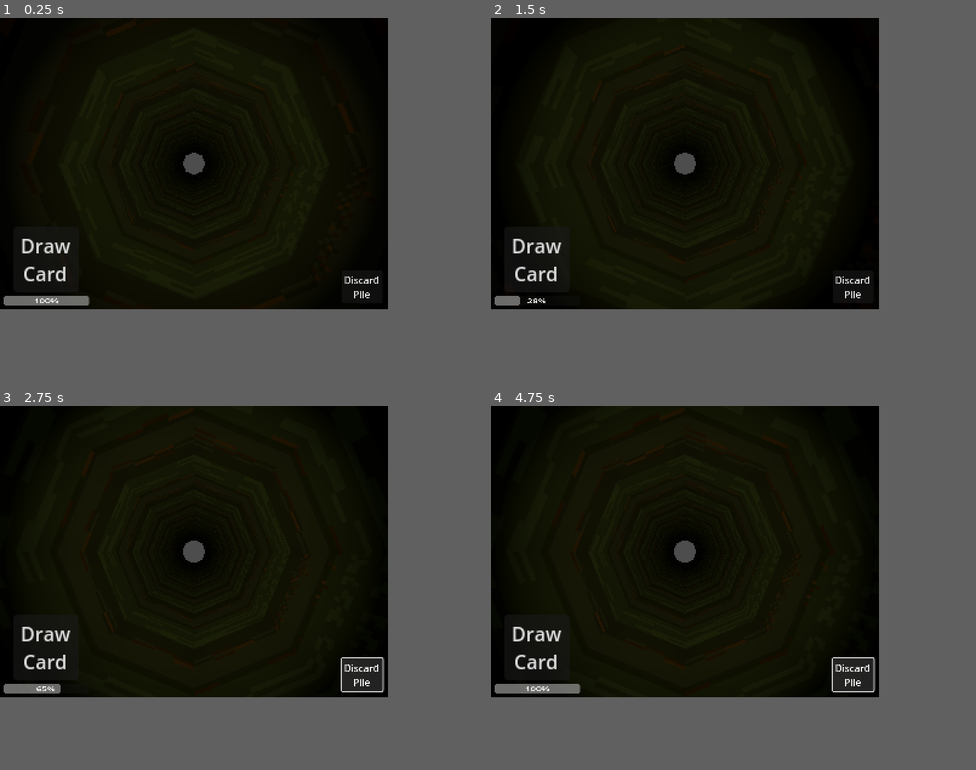
Above: before the commit, frames 1-4 (two rows, left to right).
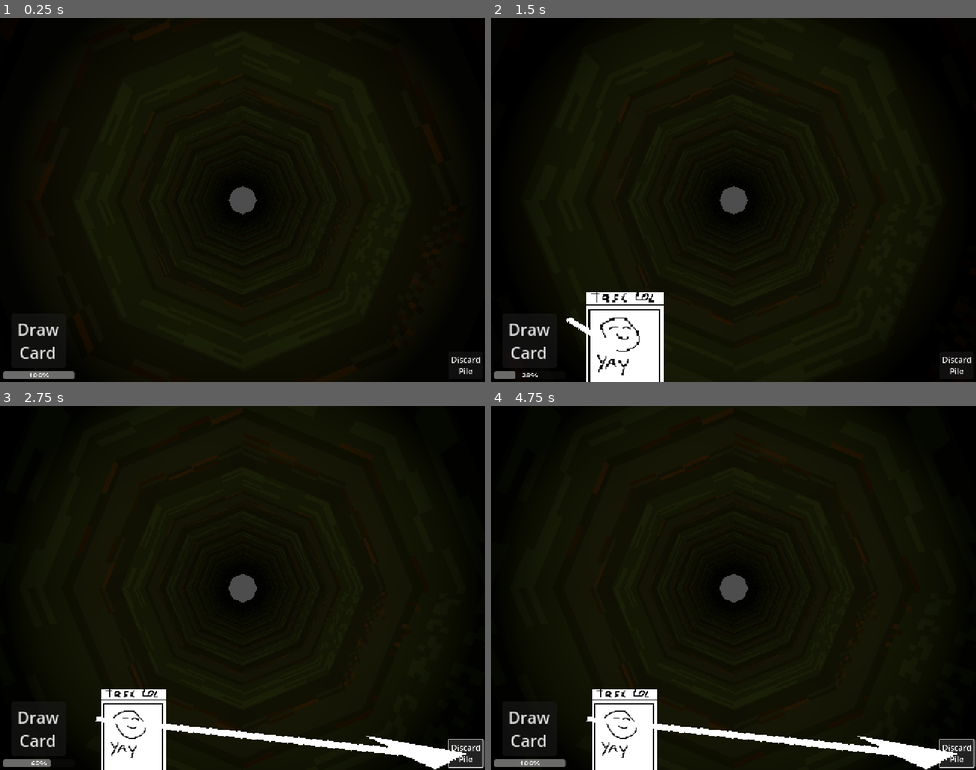
Above: after the commit, the same moments.

Repository: SoulPixelIV/arceus-century
Game: Godot game, scene res://scene.tscn
Same seed, same stepped clock (60 frames per second), same inputs: the game is played once before the commit and once after it.
Inputs (mouse positions are in pixels of both pictures, inside the frame that each line leads up to; where the layout moved, square brackets give the same spot in the first picture):
- Up to frame 1 (0.25 s): no input
- Up to frame 2 (1.5 s): click "Draw Card" at 0.5 s; click (597, 280) [602, 254] at 1.25 s
- Up to frame 3 (2.75 s): click "Discard Pile" at 2 s
- Up to frame 4 (4.75 s): click "Draw Card" at 2.75 s; click (597, 668) at 3.52 s; click "Discard Pile" at 4.25 s
In our replay, the window is 640x480 before the commit and 800x600 after it. These sizes can differ from the game's own. Grey fills any space a smaller window leaves; there, only what the larger window draws over its background counts as a difference.

The runs differ from the first frame. In frame 1, 4.7% of the frame differs, in the area x 0-99%, y 29-100%; in frame 2, 9.1%; in frame 3, 35%; in frame 4, 35%, in the area x 0-100%, y 0-100%.

Commit message:
Cards can now be selected and moved towards elements

Diff:
--- /dev/null
+++ b/Scenes/arrow.tscn
@@ -0,0 +1,7 @@
+[gd_scene load_steps=2 format=3 uid="uid://3w02dxs87mvk"]
+
+[sub_resource type="CompressedTexture2D" id="CompressedTexture2D_5paiy"]
+load_path = "res://.godot/imported/arrow.png-598b90186a62e5cc0acbe9b431d3a4c0.ctex"
+
+[node name="Arrow" type="Sprite2D"]
+texture = SubResource("CompressedTexture2D_5paiy")
--- a/Scenes/card.gdshader
+++ /dev/null
@@ -1,94 +0,0 @@
-// version: 2.0
-// repository: https://github.com/TABmk/godot-2d-shadow-shader
-
-shader_type canvas_item;
-
-uniform bool debug = false;
-uniform float border_scale = 2.0;
-uniform vec2 shadow_offset = vec2(-10.0, -10.0);
-uniform vec4 color : source_color;
-uniform float blur_amount : hint_range(0.0, 5.0) = 0.0;
-uniform float shadow_scale = 1.5;
-uniform bool disable_rotating = false;
-
-varying flat vec4 modulate;
-varying flat float sprite_rotation;
-
-void vertex() {
-    float final_scale = max(border_scale, border_scale * shadow_scale);
-    VERTEX.xy *= vec2(final_scale);
-    modulate = COLOR;
-    sprite_rotation = atan(MODEL_MATRIX[0][1], MODEL_MATRIX[0][0]);
-}
-
-vec4 sample_texture_safe(sampler2D tex, vec2 uv) {
-    return (uv.x < 0.0 || uv.x > 1.0 || uv.y < 0.0 || uv.y > 1.0)
-        ? vec4(0.0)
-        : texture(tex, uv);
-}
-
-vec4 apply_gaussian_blur(sampler2D tex, vec2 uv, vec2 pixel_size) {
-    if (blur_amount <= 0.0) return sample_texture_safe(tex, uv);
-
-    vec4 color_blur = vec4(0.0);
-    float total_weight = 0.0;
-    int kernel_size = int(blur_amount * 3.0);
-
-    for (int x = -kernel_size; x <= kernel_size; x++) {
-        for (int y = -kernel_size; y <= kernel_size; y++) {
-            vec2 blur_offset = vec2(float(x), float(y)) * pixel_size;
-            float weight = exp(-0.5 * (float(x * x + y * y)) / (blur_amount * blur_amount));
-            color_blur += sample_texture_safe(tex, uv + blur_offset) * weight;
-            total_weight += weight;
-        }
-    }
-
-    return total_weight > 0.0 ? color_blur / total_weight : vec4(0.0);
-}
-
-vec2 rotate_point(vec2 point, float angle) {
-    float s = sin(angle);
-    float c = cos(angle);
-    return vec2(
-        point.x * c - point.y * s,
-        point.x * s + point.y * c
-    );
-}
-
-float calculate_fade(float coord, float scale) {
-    if (coord < 0.0) {
-        return 1.0 + (coord / (scale - 1.0));
-    } else if (coord > 1.0) {
-        return 1.0 - ((coord - 1.0) / (scale - 1.0));
-    }
-    return 1.0;
-}
-
-vec4 process_texture(vec2 uv, sampler2D tex, bool is_main, vec2 pixel_size) {
-    if (is_main) {
-        return sample_texture_safe(tex, uv) * modulate;
-    }
-
-    vec4 blurred = apply_gaussian_blur(tex, uv, pixel_size);
-    float fade_x = calculate_fade(uv.x, shadow_scale);
-    float fade_y = calculate_fade(uv.y, shadow_scale);
-    float fade = smoothstep(0.0, 1.0, min(fade_x, fade_y));
-
-    return vec4(color.rgb, (blurred.a - (1.0 - color.a)) * modulate.a * fade);
-}
-
-void fragment() {
-    float final_scale = max(border_scale, border_scale * shadow_scale);
-    vec2 scaled_uv = UV * final_scale - (0.5 * (final_scale - 1.0));
-
-    vec4 main_texture = process_texture(scaled_uv, TEXTURE, true, TEXTURE_PIXEL_SIZE);
-
-    vec2 adjusted_offset = disable_rotating ? shadow_offset : rotate_point(shadow_offset, -sprite_rotation);
-    vec2 shadow_uv = scaled_uv + adjusted_offset * TEXTURE_PIXEL_SIZE;
-
-    vec4 shadow = process_texture(shadow_uv, TEXTURE, false, TEXTURE_PIXEL_SIZE);
-
-    vec4 res = mix(shadow, main_texture, main_texture.a);
-	vec4 debug_layer = vec4(1.0, 0.0, 0.0, 0.3);
-	COLOR = mix(debug ? debug_layer : res, res, res.a);
-}
--- a/Scenes/card_ui.tscn
+++ b/Scenes/card_ui.tscn
@@ -36,9 +36,9 @@
 [node name="DrawCardButton" type="Button" parent="."]
 layout_mode = 0
 offset_left = 11.0
-offset_top = 172.0
+offset_top = 292.0
 offset_right = 65.0
-offset_bottom = 226.0
+offset_bottom = 346.0
 text = "Draw Card"
 autowrap_mode = 2
 script = SubResource("GDScript_y8epe")
@@ -51,18 +51,18 @@
 anchor_right = 0.375
 anchor_bottom = 5.537
 offset_left = -12.0
-offset_top = 189.0
+offset_top = 309.0
 offset_right = 129.0
-offset_bottom = 34.52
+offset_bottom = 154.52
 scale = Vector2(0.5, 0.3)
 
 [node name="DiscardPileButton" type="Button" parent="."]
 layout_mode = 1
 anchors_preset = -1
-anchor_left = 7.469
-anchor_top = 5.537
-anchor_right = 7.469
-anchor_bottom = 5.537
+anchor_left = 11.519
+anchor_top = 8.587
+anchor_right = 11.519
+anchor_bottom = 8.587
 offset_left = -16.76
 offset_top = -13.48
 offset_right = 50.24
--- a/Scenes/enemy1.tscn
+++ b/Scenes/enemy1.tscn
@@ -1,7 +1,7 @@
 [gd_scene load_steps=4 format=3 uid="uid://dul8cxxteklf2"]
 
 [ext_resource type="Texture2D" uid="uid://xs6xw0q80vur" path="res://Textures/enemy1.png" id="1_mxdow"]
-[ext_resource type="Script" uid="uid://bg45twuilhbu7" path="res://Scenes/enemy_1.gd" id="2_mxdow"]
+[ext_resource type="Script" uid="uid://bg45twuilhbu7" path="res://enemy_1.gd" id="2_mxdow"]
 
 [sub_resource type="BoxShape3D" id="BoxShape3D_mxdow"]
 size = Vector3(0.318359, 0.615173, 0.281006)
--- a/Scripts/camera_3d.gd
+++ b/Scripts/camera_3d.gd
@@ -3,6 +3,7 @@
 @export var mov_speed: float = 5.0
 
 var card_ui = preload("res://Scenes/card_ui.tscn")
+
 var current_hovered: Node = null  # Merkt sich das aktuell gehoverte Objekt
 
 func _ready() -> void:
--- a/Scripts/card.gd
+++ b/Scripts/card.gd
@@ -13,5 +13,6 @@
 	scale = Vector2(1, 1)
 
 func _on_button_down() -> void:
-	card_ui_parent.cardSlots[handPos] = 0
-	queue_free()
+	if !card_ui_parent.card_selected:
+		card_ui_parent.card_selected = true
+		card_ui_parent.arrow_start_pos = position
--- a/Scripts/card_ui.gd
+++ b/Scripts/card_ui.gd
@@ -3,9 +3,15 @@
 @export var cardTimerSpeed = 30
 
 var card = preload("res://Scenes/card.tscn")
+var arrowTexture = preload("res://Textures/arrow.png")
 var maxNumberOfCards = 5
 var cardSlots = [0, 0, 0, 0, 0]
 var currCardNum = 0
+var arrow = null
+var arrow_start_pos = Vector2(0, 0)
+var card_selected = false
+var arrow_spawned = false
+
 @onready var card_container = $CardContainer
 @onready var timer_bar = $TimerBar
 
@@ -13,6 +19,38 @@
 	timer_bar.value = 100
 
 func _process(delta: float) -> void:
+	#Card Arrow
+	if card_selected:
+		if !arrow_spawned:
+			arrow = TextureRect.new()
+			arrow.texture = arrowTexture
+			arrow.position = Vector2(100, 100)
+			add_child(arrow)
+			arrow_spawned = true
+	else:
+		arrow_spawned = false
+
+	if arrow != null:
+		var from_pos = arrow_start_pos  # Position, z. B. von der Karte
+		var to_pos = get_viewport().get_mouse_position()
+		var arrow_direction = to_pos - from_pos
+		var arrow_distance = arrow_direction.length()
+		var arrow_angle = arrow_direction.angle()
+
+		arrow.global_position = from_pos
+		arrow.rotation = arrow_angle
+		var base_width = arrow.texture.get_width()
+		arrow.pivot_offset = Vector2(0, arrowTexture.get_height() / 2.0)
+		arrow.stretch_mode = TextureRect.STRETCH_SCALE
+		arrow.scale.x = arrow_distance / base_width
+
+	#Release Arrow
+	if Input.is_action_just_pressed("exit"):
+		if card_selected:
+			arrow.queue_free()
+			card_selected = false
+
+	#Timer Bar
 	if timer_bar.value < 100:
 		timer_bar.value += delta * cardTimerSpeed
 
@@ -29,7 +67,7 @@
 		var spawnedCard = card.instantiate()
 		spawnedCard.card_ui_parent = self
 		spawnedCard.handPos = currCardNum
-		spawnedCard.position = Vector2(60 + 40 * currCardNum, 150)
+		spawnedCard.position = Vector2(100 + 60 * currCardNum, 280)
 		card_container.add_child(spawnedCard)
 
 func _on_draw_card_button_pressed() -> void:
--- a/project.godot
+++ b/project.godot
@@ -17,8 +17,8 @@
 
 [display]
 
-window/size/viewport_width=320
-window/size/viewport_height=240
+window/size/viewport_width=480
+window/size/viewport_height=360
 window/size/window_width_override=1280
 window/size/window_height_override=720
 window/stretch/mode="viewport"
@@ -30,6 +30,11 @@
 "events": [Object(InputEventMouseButton,"resource_local_to_scene":false,"resource_name":"","device":-1,"window_id":0,"a …(253 unchanged characters)…
 ]
 }
+exit={
+"deadzone": 0.2,
+"events": [Object(InputEventMouseButton,"resource_local_to_scene":false,"resource_name":"","device":-1,"window_id":0,"alt_pressed":false,"shift_pressed":false,"ctrl_pressed":false,"meta_pressed":false,"button_mask":0,"position":Vector2(0, 0),"global_position":Vector2(0, 0),"factor":1.0,"button_index":2,"canceled":false,"pressed":false,"double_click":false,"script":null)
+]
+}
 
 [rendering]
 
Not shown, removed: Scenes/card.gdshader.uid
Binary file added: Textures/arrow.png
Not shown, added: Textures/arrow.png.import
Renamed: Scenes/enemy_1.gd -> enemy_1.gd
Renamed: Scenes/enemy_1.gd.uid -> enemy_1.gd.uid
